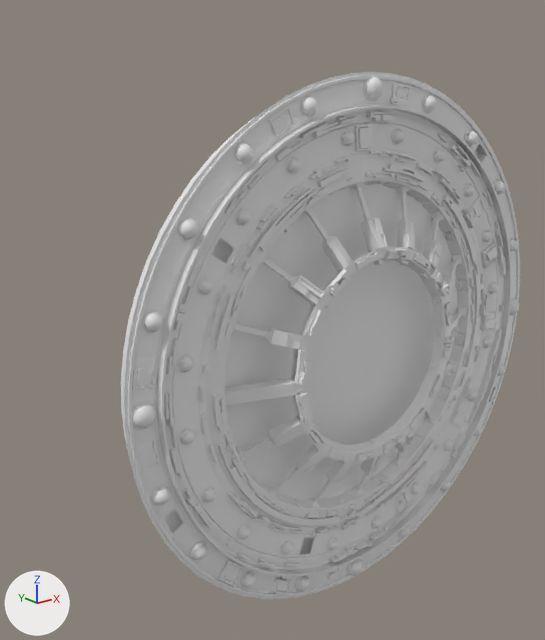
The glTF model assets/wheel.glb: old version first, new version second.
The view is the same before and after, from a 50 mm camera at (-3.89, -3.78, 1.92) aimed at (-0.41, 0.58, 0.18). Arrows for +X, +Y and +Z are at lower left; the lights stay in place. Where no turn or scale is listed for an object, it has been applied to the vertices. Vertices at the same position are counted once.

The scene before the commit, as lines of its bpy script (objects in view):
```python
me_beziercircle_004 = bpy.data.meshes.new('BezierCircle.004')
me_beziercircle_004.from_pydata(...)  # 5120 vertices, 10240 faces; spans x -1.96..1.98, y -0.01..0.0, z -1.98..1.98
me_circle = bpy.data.meshes.new('Circle')
me_circle.from_pydata(...)  # 4359 vertices, 7326 faces; spans x -2.0..2.0, y -0.21..0.11, z -2.0..2.0
me_temp_004 = bpy.data.meshes.new('.temp.004')
me_temp_004.from_pydata(...)  # 1963 vertices, 3460 faces; spans x -1.33..1.33, y -0.03..0.0, z -1.33..1.33
me_temp_005 = bpy.data.meshes.new('.temp.005')
me_temp_005.from_pydata(...)  # 1126 vertices, 2536 faces; spans x -1.37..1.39, y -0.03..0.0, z -1.39..1.38
me_temp_007 = bpy.data.meshes.new('.temp.007')
me_temp_007.from_pydata(...)  # 5288 vertices, 8968 faces; spans x -1.94..1.73, y -0.24..0.09, z -1.94..1.94
me_temp_010 = bpy.data.meshes.new('.temp.010')
me_temp_010.from_pydata(...)  # 3761 vertices, 5848 faces; spans x -1.98..1.98, y -0.21..0.11, z -1.98..1.98
ob_bits1 = bpy.data.objects.new('bits1', me_temp_004)
ob_bits1.location = (0.0, 0.0, 0.0)
ob_bits2 = bpy.data.objects.new('bits2', me_temp_007)
ob_bits2.location = (0.0, 0.0, 0.0)
ob_bits3 = bpy.data.objects.new('bits3', me_temp_005)
ob_bits3.location = (0.0, -0.001, 0.0)
ob_circle = bpy.data.objects.new('Circle', me_circle)
ob_circle.location = (0.0, 0.0, 0.0)
ob_gold = bpy.data.objects.new('gold', me_temp_010)
ob_gold.location = (0.0, 0.0, 0.0)
ob_rings = bpy.data.objects.new('rings', me_beziercircle_004)
ob_rings.location = (0.0, 0.0, 0.0)
# also in view: 'shadow' at (0.0, 0.09, 0.0); 'wheel' at (0.0, 0.14, 0.0); 'jewels1' at (0.01, -0.03, 0.0); 'jewels2' at (0.0, -0.03, 0.0)
```
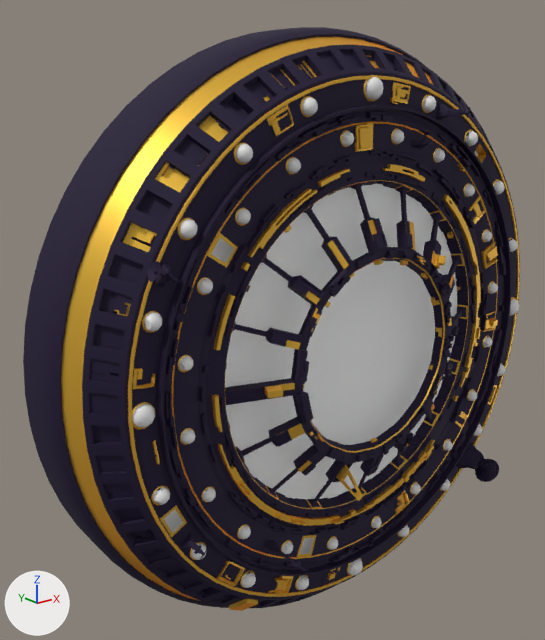
What differs and where, as boxes [x1, y1, x2, y2] in the pictures (545 x 640 px; the box of a moved part takes in the faces that stretch with it):
'Circle', reshaped (25% wider, 10% taller)
    before: [124, 72, 520, 599]
    after: [23, 27, 520, 608]
'gold', reshaped (17% wider, 10% taller)
    before: [128, 75, 520, 597]
    after: [61, 37, 520, 611]
'bits1', recoloured
    both: [219, 171, 476, 518]
'Sphere.001', added (purple)
    after: [147, 103, 499, 572]
'Sphere', added
    after: [411, 130, 433, 149]
part 1 of me_temp_005, moved or reshaped (not visible before)
    after: [240, 445, 434, 526]
part 2 of me_temp_005, moved or reshaped
    before: [472, 270, 481, 298]
    after: [474, 327, 481, 346]
part 3 of me_temp_005, recoloured
    both: [212, 164, 481, 526]
part 4 of me_temp_007, cut back
    before: [443, 202, 506, 289]
part 5 of me_temp_007, recoloured
    both: [134, 82, 506, 592]
part 6 of me_temp_010, built on
    before: [272, 89, 498, 500]
    after: [61, 37, 498, 611]
part 7 of me_temp_010, added
    after: [417, 254, 446, 269]
part 8 of me_temp_010, added
    after: [336, 464, 363, 501]
part 9 of me_temp_010, added
    after: [265, 385, 283, 398]
part 10 of me_temp_010, recoloured
    both: [128, 75, 520, 597]
part 11 of me_circle, added (purple)
    after: [23, 27, 499, 608]
part 12 of me_circle, built on
    before: [270, 236, 454, 476]
    after: [331, 251, 453, 482]
part 13 of me_circle, recoloured
    both: [124, 72, 520, 599]
'wheel', unchanged, covered by the edit
    before: [121, 115, 258, 463]

Edits to the bpy script that builds the scene:
```text
Add mat_gold:
    mat_gold = principled_material('Gold')
    mat_gold.base_color = (0.8, 0.49, 0.0485)  # yellow #e7ba3e
    mat_gold.metallic = 0.655
    mat_gold.roughness = 0.444
    mat_gold.coat_weight = 0.25
    mat_gold.coat_roughness = 1.0
    mat_gold.sheen_weight = 1.0
    mat_gold.sheen_tint = (1.0, 0.202, 0.0)  # orange #ff7c00
Change me_temp_004:
    where me_temp_004.from_pydata(...)  # 1963 vertices, 3460 faces; spans x -1.33..1.33, y -0.03..0.0, z -1.33..1.33
    add me_temp_004.materials.append(mat_dark)  # dark purple #190930
Change me_temp_005:
    remove me_temp_005.from_pydata(...)  # 1126 vertices, 2536 faces; spans x -1.37..1.39, y -0.03..0.0, z -1.39..1.38
    add me_temp_005.from_pydata(...)  # 1124 vertices, 1876 faces; spans x -1.37..1.41, y -0.08..0.0, z -1.39..1.38
    me_temp_005 part 1: 32 vertices removed from x -1.17..0.8, y 0.0, z -1.37..-0.68; 58 vertices added at x -1.19..0.87, y -0.08..-0.05, z -1.35..-0.68
    me_temp_005 part 2: 25 vertices removed from x 1.06..1.37, y -0.03..0.0, z -0.4..0.87; 18 vertices added at x 1.34..1.41, y -0.06..0.0, z -0.26..-0.09
    me_temp_005 part 3: 1674 faces spanning x -1.37..1.39, y -0.03..0.0, z -1.39..1.38 switch from no material to mat_gold (yellow #e7ba3e)
Change me_temp_007:
    remove me_temp_007.from_pydata(...)  # 5288 vertices, 8968 faces; spans x -1.94..1.73, y -0.24..0.09, z -1.94..1.94
    add me_temp_007.from_pydata(...)  # 5261 vertices, 8899 faces; spans x -1.94..1.73, y -0.24..0.09, z -1.94..1.94
    me_temp_007 part 4: 35 vertices removed from x 0.96..1.68, y -0.04..0.09, z 0.26..0.97; 8 vertices added at x 1.19..1.22, y 0.05..0.08, z 0.26..0.27
    me_temp_007 part 5: 8822 faces spanning x -1.94..1.73, y -0.24..0.09, z -1.94..1.94 switch from no material to mat_dark (dark purple #190930)
Change me_temp_010:
    remove me_temp_010.from_pydata(...)  # 3761 vertices, 5848 faces; spans x -1.98..1.98, y -0.21..0.11, z -1.98..1.98
    add me_temp_010.from_pydata(...)  # 5903 vertices, 8485 faces; spans x -2.24..2.24, y -0.38..0.35, z -2.24..2.24
    me_temp_010 part 6: 1 vertex moved within x 0.29, y -0.02, z 1.88; 83 vertices removed from x -0.87..1.58, y -0.04..-0.01, z -1.44..1.88; 2156 vertices added at x -2.24..2.24, y -0.07..0.35, z -2.24..2.24
    me_temp_010 part 7: 49 vertices added at x 0.32..0.66, y -0.24..-0.16, z 0.59..0.72
    me_temp_010 part 8: 16 vertices added at x -0.36..-0.27, y -0.38..-0.05, z -0.99..-0.77
    me_temp_010 part 9: 4 vertices added at x -1.05..-0.95, y -0.22..-0.17, z -0.05..0.0
    me_temp_010 part 10: 5484 faces spanning x -1.98..1.98, y -0.21..0.11, z -1.98..1.98 switch from no material to mat_gold (yellow #e7ba3e)
Change me_circle:
    remove me_circle.from_pydata(...)  # 4359 vertices, 7326 faces; spans x -2.0..2.0, y -0.21..0.11, z -2.0..2.0
    add me_circle.from_pydata(...)  # 13134 vertices, 20540 faces; spans x -2.31..2.31, y -0.23..0.78, z -2.31..2.31
    me_circle part 11: 8666 vertices added at x -2.31..2.31, y 0.03..0.78, z -2.31..2.31
    me_circle part 12: 5 vertices moved within x -0.82..0.82, y -0.18..-0.17, z -0.01..0.75; 78 vertices removed from x -0.97..0.82, y -0.21..-0.09, z -1.01..1.01; 187 vertices added at x -0.36..0.72, y -0.23..-0.04, z -0.95..0.78
    me_circle part 13: 6917 faces spanning x -2.0..2.0, y -0.21..0.11, z -2.0..2.0 switch from no material to mat_dark (dark purple #190930)
Add ob_sphere_001:
    ob_sphere_001 = bpy.data.objects.new('Sphere.001', me_sphere_001)  # 1807 vertices, 3510 faces; spans x -1.83..1.58, y -0.41..0.01, z -1.53..1.79; in mat_dark (dark purple #190930)
    ob_sphere_001.location = (0.0, 0.0, 0.0)
Add ob_sphere:
    ob_sphere = bpy.data.objects.new('Sphere', me_sphere)  # 585 vertices, 1138 faces; spans x 0.418..0.551, y -0.15..0.006, z 1.46..1.604; in mat_dark (dark purple #190930)
    ob_sphere.location = (0.0, 0.0, 0.0)
```
